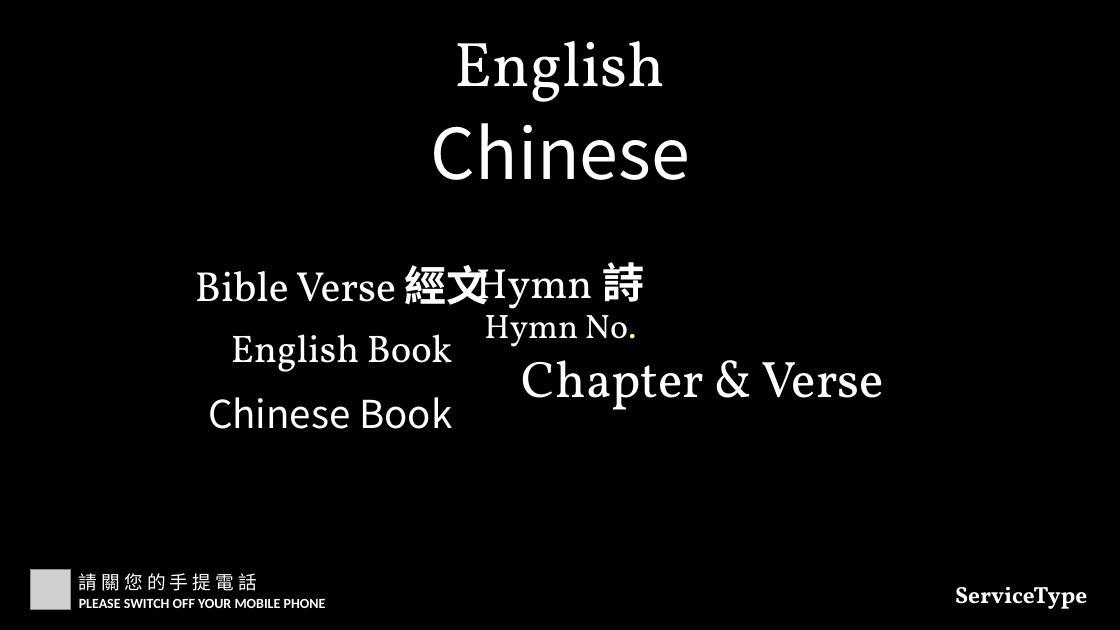
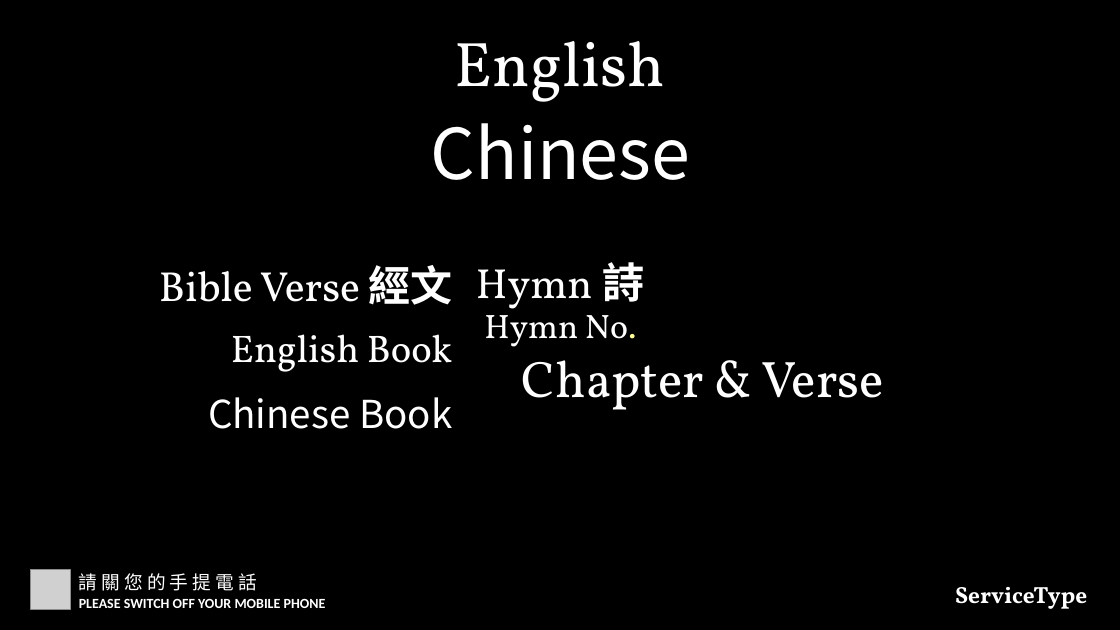
Before and after one commit to calebchanwy/tjc-powerpoint, a slide deck: slide 1 of TJCPowerPoint/Resources/ServiceWidescreen.pptx. Drawn at 1120x630 pixels with LibreOffice and Linux fonts; fonts in the diff are those of the drawing; grey boxes stand for pictures. Boxes give left, top, right and bottom in pixels: in the first picture for what was removed or moved away, otherwise in the second. Text is boxed around its words. In the diff, an @@ line names an element or a change of style, - is before the commit and + after.

```diff
--- a/TJCPowerPoint/Resources/ServiceWidescreen.pptx
+++ b/TJCPowerPoint/Resources/ServiceWidescreen.pptx
@@ text "Bible Verse 經文" moved from (x1=195, y1=265, x2=488, y2=305) to (x1=159, y1=265, x2=453, y2=305) @@
@@ text "Bible Verse 經文" at (x1=159, y1=265, x2=453, y2=305): alignment centre to right @@
```
Also in this commit, not shown: 21 other files.
